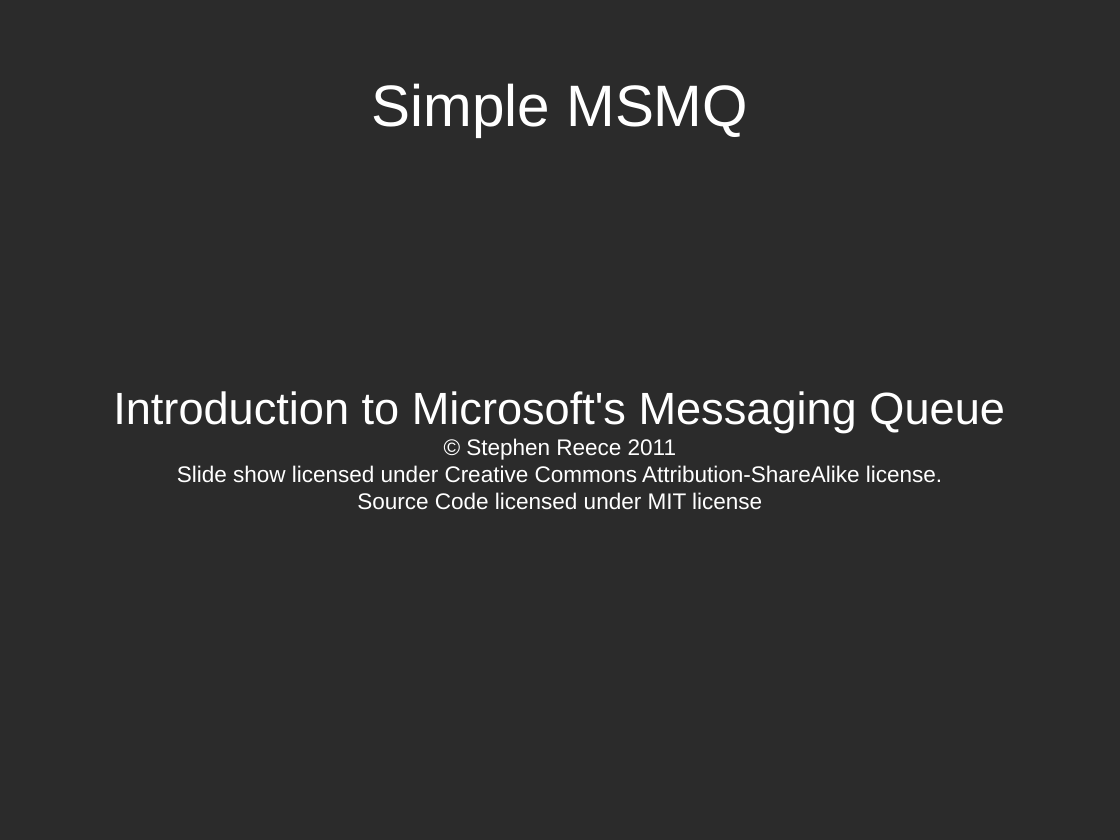
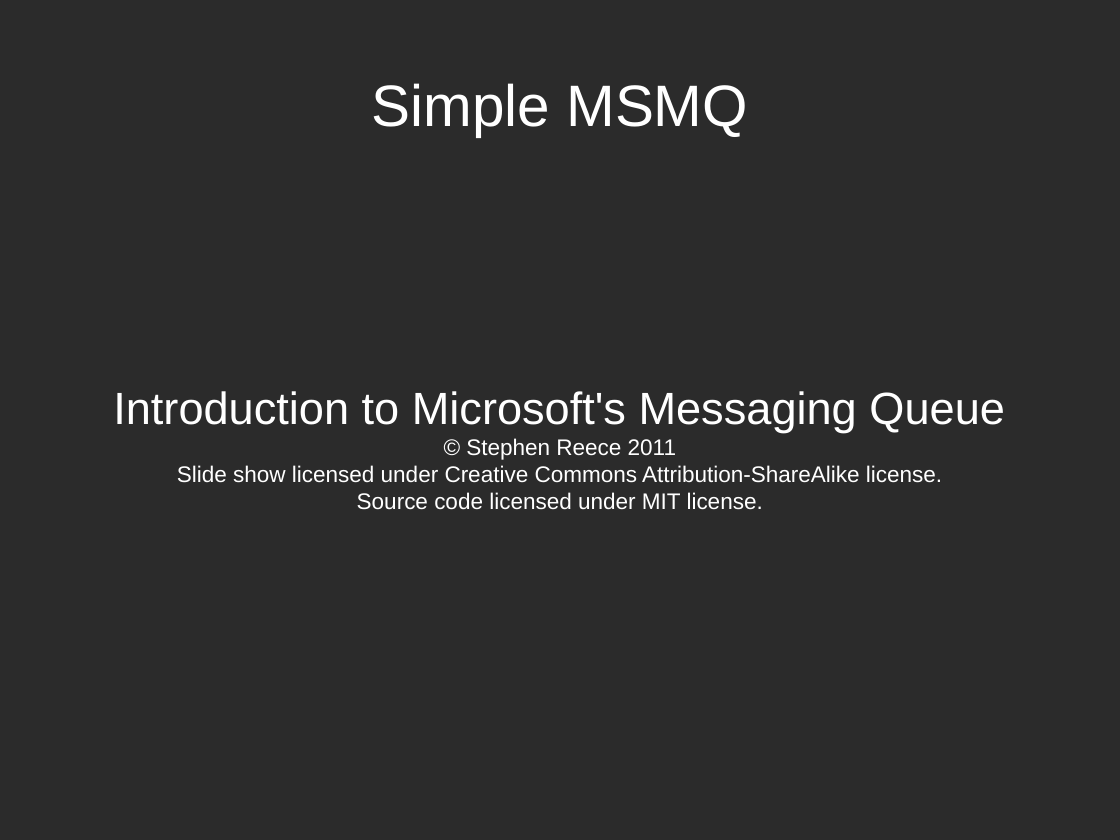
Before and after one commit to satheeshnets/reece-example-code, a slide deck: slide 1 of Presentations/2011.06.BSDG/MSMQ.odp. Drawn at 1120x840 pixels with LibreOffice and Linux fonts; fonts in the diff are those of the drawing; background and template pictures are left out; a plain dark background stands for a picture behind light text. Boxes give left, top, right and bottom in pixels: in the first picture for what was removed or moved away, otherwise in the second. Text is boxed around its words. In the diff, an @@ line names an element or a change of style, - is before the commit and + after.

```diff
--- a/Presentations/2011.06.BSDG/MSMQ.odp
+++ b/Presentations/2011.06.BSDG/MSMQ.odp
@@ subtitle at [357, 492, 763, 510]: text changed @@
-Source Code licensed under MIT license
+Source code licensed under MIT license.
```
Also in this commit, not shown: 1 slide added, 1 other file.
